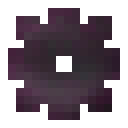
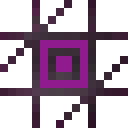
Two versions of the same layered image (128x128). Layer-by-layer changes:
added layer "void" above "Layer #2" over [40, 40, 88, 88]
showed "Layer #7" over [0, 0, 128, 128]
hid "Layer #6" over [8, 8, 120, 120]
